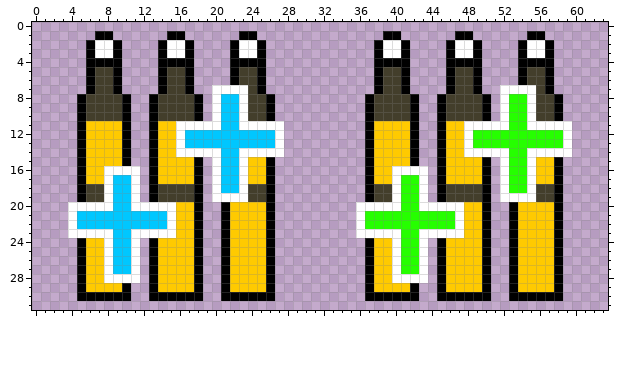
File history of a pixel-art sprite, Sprites/Robotron Powerup.png. The picture above is the old version.
The file is 64x32 pixels.
Now the later version:
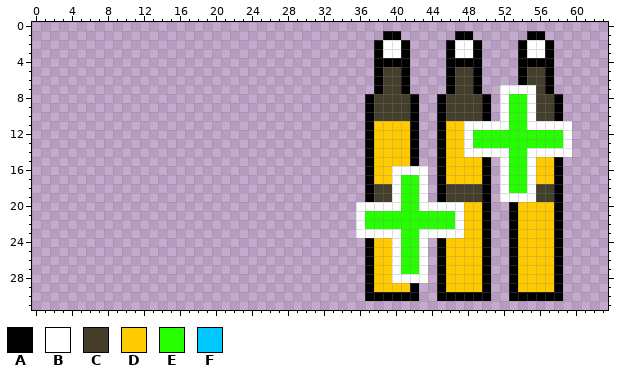
Palette (. is transparent): A #000000  B #ffffff  C #433e2b  D #ffca00  E #26ff00  F #00c7ff
Changes in this commit:
Changed rows in their new state; - is an unchanged pixel.
first column x 4:
 1 ---..------..------..---
 2 --....----....----....--
 3 --....----....----....--
 4 --....----....----....--
 5 --....----....----....--
 6 --....----....----....--
 7 --....----....--......--
 8 -......--......-.......-
 9 -......--......-.......-
10 -......--......-.......-
11 -......--...............
12 -......--...............
13 -......--...............
14 -......--...............
15 -......--......-.......-
16 -.......-......-.......-
17 -.......-......-.......-
18 -.......-......-.......-
19 -.......-......-.......-
20 ...............--......-
21 ...............--......-
22 ...............--......-
23 ...............--......-
24 -.......-......--......-
25 -.......-......--......-
26 -.......-......--......-
27 -.......-......--......-
28 -.......-......--......-
29 -......--......--......-
30 -......--......--......-
Boxes around the changes in both pictures, in picture pixels (x1, y1, x2, y2):
erased: (68, 31, 284, 301)
